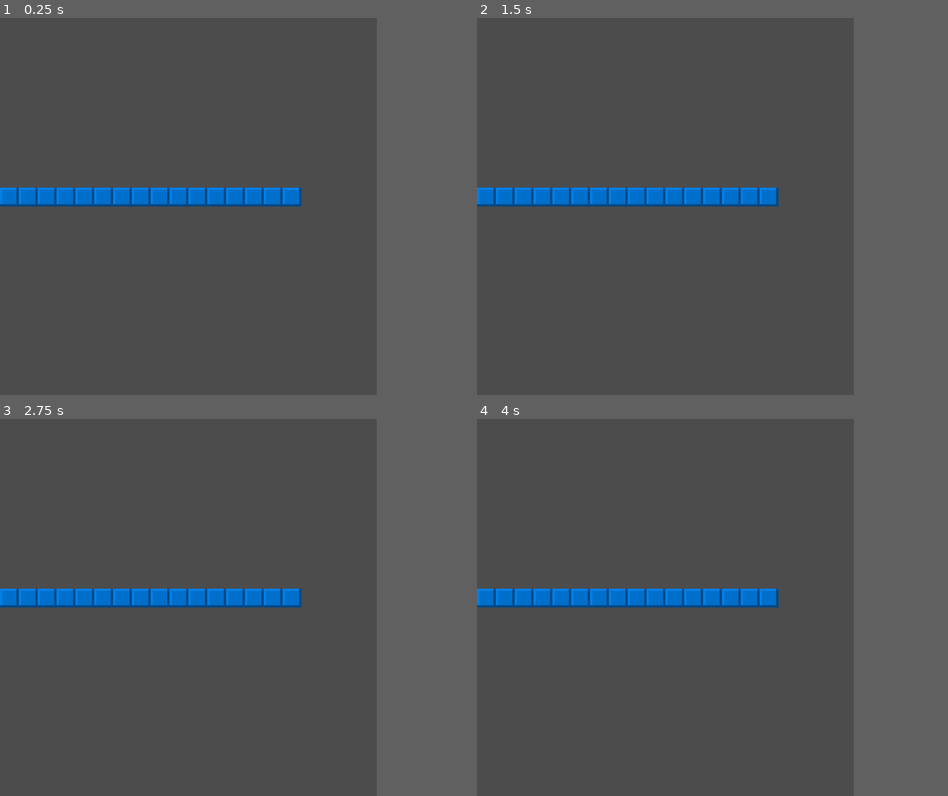
Above: before the commit, frames 1-4 (two rows, left to right).
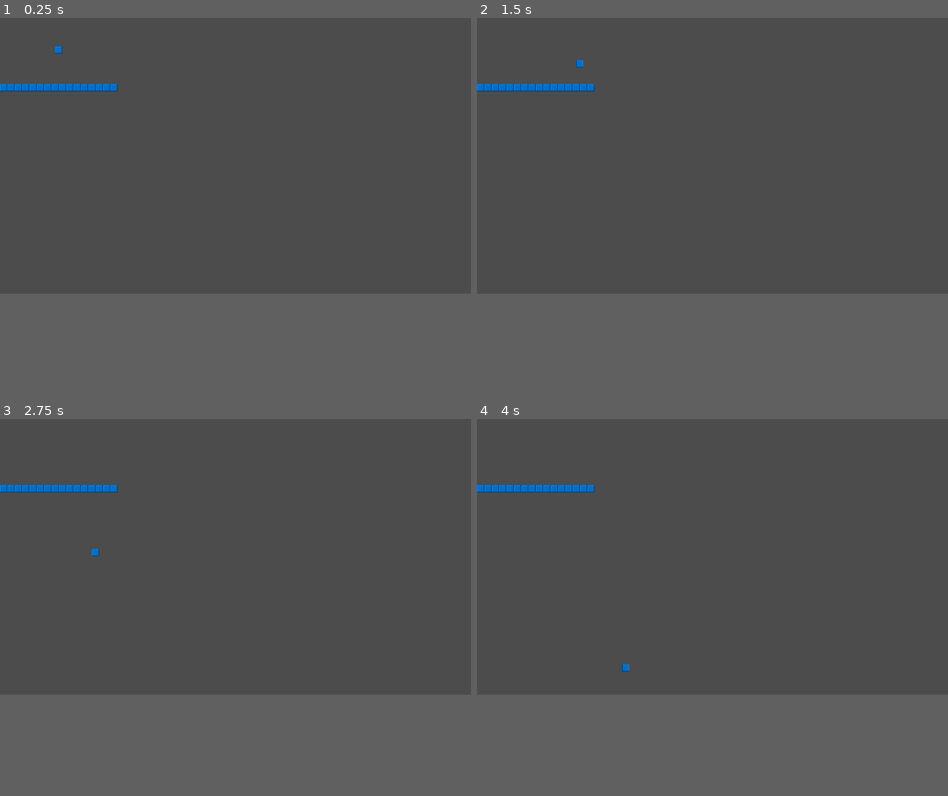
Above: after the commit, the same moments.

Repository: CodedSakura/GameJamGame
Game: Godot game, scene res://Scenes/Levels/Test.tscn
Two runs of this game, one before a commit and one after it. Both use one fixed random seed, a clock stepped at 60 frames per second and the inputs below.
Inputs:
- Up to frame 1 (0.25 s): no input
- Up to frame 2 (1.5 s): tap Enter at 0.5 s; hold Right (move_right, bound only after the commit) from 0.53 s (still down); tap Up (jump, bound only after the commit) at 0.6, 0.77, 1.07, 1.35 s; tap Space at 1.25 s
- Up to frame 3 (2.75 s): tap Up (jump, bound only after the commit) at 1.52, 1.82, 2.1 s; release Right (move_right, bound only after the commit) at 2.03 s; hold Left (move_left, bound only after the commit) from 2.03 s (still down)
- Up to frame 4 (4 s): tap Enter at 2.75 s; release Left (move_left, bound only after the commit) at 2.78 s; hold Right (move_right, bound only after the commit) from 2.78 s (still down); tap Up (jump, bound only after the commit) at 2.85, 3.02, 3.32, 3.6, 3.77 s
In our replay, the window is 640x640 before the commit and 800x468 after it. These sizes can differ from the game's own. Grey fills any space a smaller window leaves; there, only what the larger window draws over its background counts as a difference.

The runs differ from the first frame. In frame 1, 3.7% of the frame differs, in the area x 0-64%, y 7-50%; in frame 2, 3.7%; in frame 3, 3.7%; in frame 4, 3.7%, in the area x 0-64%, y 17-68%.

Commit message:
Added player

Diff:
--- a/Scenes/Levels/Test.tscn
+++ b/Scenes/Levels/Test.tscn
@@ -1,8 +1,9 @@
-[gd_scene load_steps=4 format=2]
+[gd_scene load_steps=5 format=2]
 
 [ext_resource path="res://Assets/Tiles/Square.png" type="Texture" id=1]
+[ext_resource path="res://Scenes/Player.tscn" type="PackedScene" id=2]
 
-[sub_resource type="ConvexPolygonShape2D" id=3]
+[sub_resource type="ConvexPolygonShape2D" id=1]
 points = PoolVector2Array( 0, 0, 16, 0, 16, 16, 0, 16 )
 
 [sub_resource type="TileSet" id=2]
@@ -28,6 +29,10 @@
 [node name="TileMap" type="TileMap" parent="."]
 tile_set = SubResource( 2 )
 cell_size = Vector2( 16, 16 )
+collision_friction = 0.0
 occluder_light_mask = 0
 format = 1
 tile_data = PoolIntArray( 589824, 0, 0, 589825, 0, 0, 589826, 0, 0, 589827, 0, 0, 589828, 0, 0, 589829, 0, 0, 589830, 0, 0, 589831, 0, 0, 589832, 0, 0, 589833, 0, 0, 589834, 0, 0, 589835, 0, 0, 589836, 0, 0, 589837, 0, 0, 589838, 0, 0, 589839, 0, 0 )
+
+[node name="KinematicBody2D" parent="." instance=ExtResource( 2 )]
+position = Vector2( 128, 33 )
--- /dev/null
+++ b/Scenes/Player.gd
@@ -0,0 +1,50 @@
+extends KinematicBody2D
+
+export var move_speed = 500
+export var jump_force = 1000
+export var gravity = 50
+export var max_fall_speed = 1000
+
+onready var anim_player = $AnimatedSprite
+
+var y_velo = 0
+var facing_right = false
+
+func _physics_process(delta):
+    var move_dir = 0
+    if Input.is_action_pressed("move_right"):
+        move_dir += 1
+    if Input.is_action_pressed("move_left"):
+        move_dir -= 1
+    move_and_slide(Vector2(move_dir * move_speed, y_velo), Vector2(0, -1))
+
+    var grounded = is_on_floor()
+    y_velo += gravity
+    if grounded and Input.is_action_just_pressed("jump"):
+        y_velo = -jump_force
+    if grounded and y_velo >= 5:
+        y_velo = 5
+    if y_velo > max_fall_speed:
+        y_velo = max_fall_speed
+
+    if facing_right and move_dir < 0:
+        flip()
+    if !facing_right and move_dir > 0:
+        flip()
+
+    if grounded:
+        if move_dir == 0:
+            play_anim("idle")
+        else:
+            play_anim("walk")
+    else:
+        play_anim("jump")
+
+func flip():
+    facing_right = !facing_right
+    anim_player.flip_h = !anim_player.flip_h
+
+func play_anim(anim_name):
+    if anim_player.is_playing() and anim_player.animation == anim_name:
+        return
+    anim_player.play(anim_name)
--- /dev/null
+++ b/Scenes/Player.tscn
@@ -0,0 +1,32 @@
+[gd_scene load_steps=5 format=2]
+
+[ext_resource path="res://Scenes/Player.gd" type="Script" id=1]
+[ext_resource path="res://Assets/Tiles/Square.png" type="Texture" id=2]
+
+[sub_resource type="RectangleShape2D" id=1]
+extents = Vector2( 8, 8 )
+
+[sub_resource type="SpriteFrames" id=2]
+animations = [ {
+"frames": [ ExtResource( 2 ) ],
+"loop": true,
+"name": "walk",
+"speed": 5.0
+} ]
+
+[node name="Player" type="KinematicBody2D"]
+script = ExtResource( 1 )
+__meta__ = {
+"_edit_group_": true
+}
+move_speed = 100
+jump_force = 400
+gravity = 30
+max_fall_speed = 201
+
+[node name="CollisionShape2D" type="CollisionShape2D" parent="."]
+shape = SubResource( 1 )
+
+[node name="AnimatedSprite" type="AnimatedSprite" parent="."]
+frames = SubResource( 2 )
+animation = "walk"
--- a/project.godot
+++ b/project.godot
@@ -19,15 +19,24 @@
 run/main_scene="res://Scenes/Levels/Test.tscn"
 config/icon="res://icon.png"
 
-[display]
+[input]
 
-window/size/width=320
-window/size/height=320
-window/stretch/mode="2d"
-window/stretch/aspect="keep"
+jump={
+"deadzone": 0.5,
+"events": [ Object(InputEventKey,"resource_local_to_scene":false,"resource_name":"","device":0,"alt":false,"shift":false,"control":false,"meta":false,"command":false,"pressed":false,"scancode":16777232,"unicode":0,"echo":false,"script":null)
+ ]
+}
+move_right={
+"deadzone": 0.5,
+"events": [ Object(InputEventKey,"resource_local_to_scene":false,"resource_name":"","device":0,"alt":false,"shift":false,"control":false,"meta":false,"command":false,"pressed":false,"scancode":16777233,"unicode":0,"echo":false,"script":null)
+ ]
+}
+move_left={
+"deadzone": 0.5,
+"events": [ Object(InputEventKey,"resource_local_to_scene":false,"resource_name":"","device":0,"alt":false,"shift":false,"control":false,"meta":false,"command":false,"pressed":false,"scancode":16777231,"unicode":0,"echo":false,"script":null)
+ ]
+}
 
 [rendering]
 
-quality/2d/use_pixel_snap=true
-quality/filters/use_nearest_mipmap_filter=true
 environment/default_environment="res://default_env.tres"
Not shown: 1 places in Scenes/Levels/Test.tscn that only renumber resources
